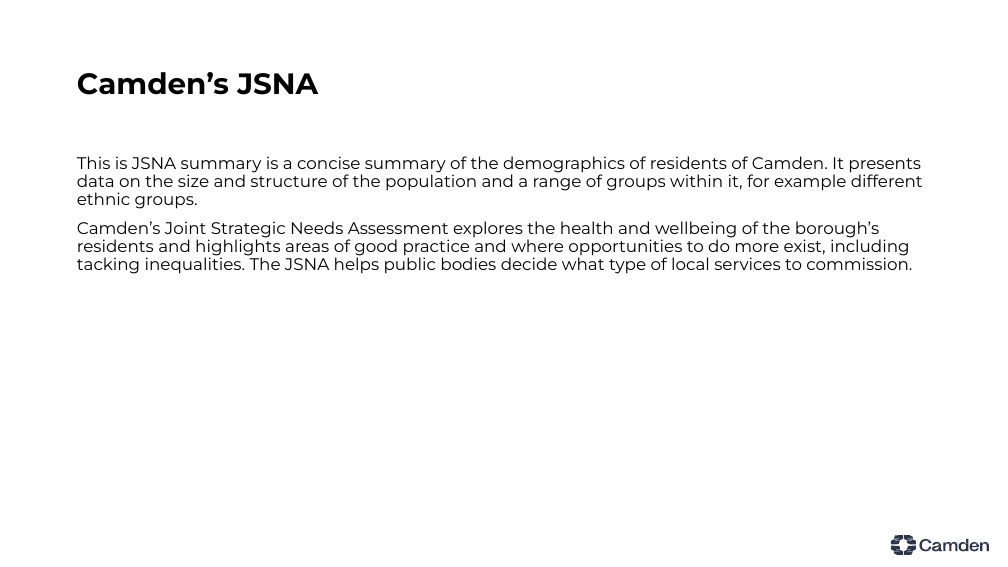
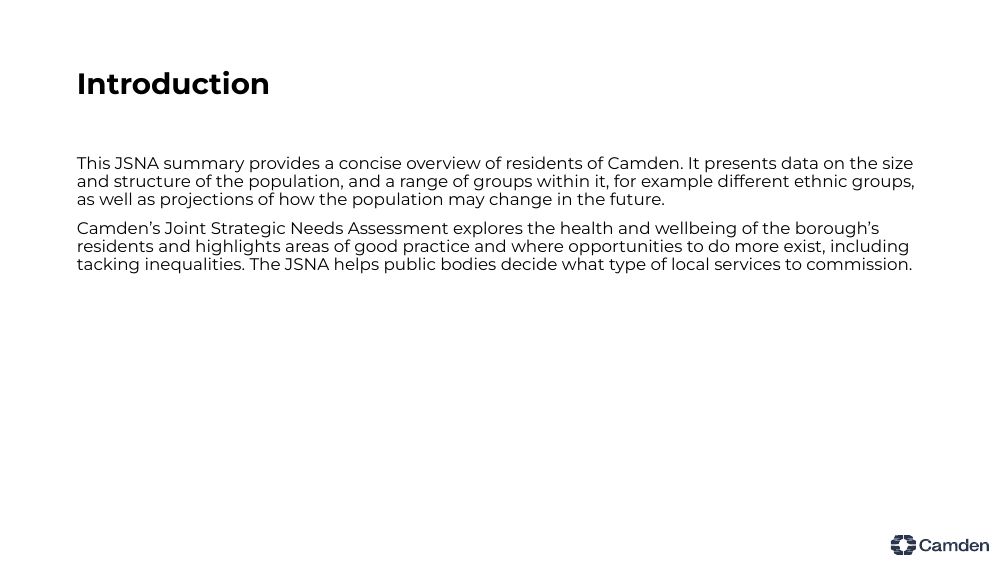
Before and after one commit to camden-phi/jsna_hub, a slide deck: slide 2 of posts/demographics/index.pptx (slide 4 before the commit). Drawn at 1008x567 pixels with LibreOffice and Linux fonts; fonts in the diff are those of the drawing; background and template pictures are left out. Boxes give left, top, right and bottom in pixels: in the first picture for what was removed or moved away, otherwise in the second. Text is boxed around its words. In the diff, an @@ line names an element or a change of style, - is before the commit and + after.

```diff
--- a/posts/demographics/index.pptx
+++ b/posts/demographics/index.pptx
@@ title at bbox=[77, 71, 270, 95]: text changed @@
-Camden’s JSNA
+Introduction
@@ text at bbox=[77, 156, 915, 209]: text changed @@
-This is JSNA summary is a concise summary of the demographics of residents of Camden. It presents data on the size and structure of the population and a range of groups within it, for example different ethnic groups.
+This JSNA summary provides a concise overview of residents of Camden. It presents data on the size and structure of the population, and a range of groups within it, for example different ethnic groups, as well as projections of how the population may change in the future.
```
Also in this commit, not shown: 7 other slides changed, 4 slides added, 4 slides removed, 42 other files.
